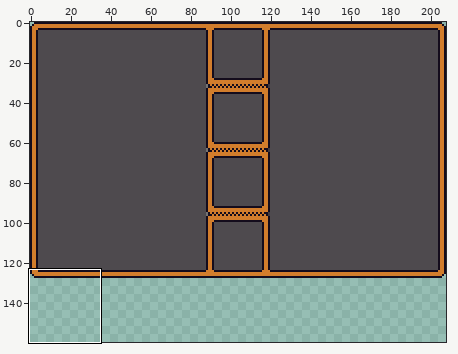
Sprite sheet: World of Zuul - Dungeon of Zuul/src/sprites/inventory.png. The picture above shows the old version from afar; the outline marks the close-up.
Close-up. Earlier state:
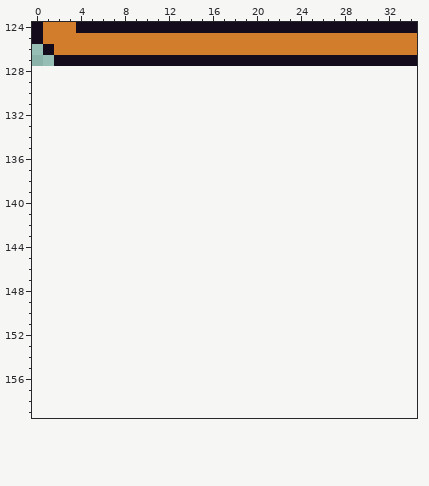
The file is 416x256 pixels, drawn in blocks of 2x2; one block is one cell here. Shown: x 0..34, y 124..159. The old version is drawn lined up with the new one, on the new canvas. The commit also changed other parts of the picture, which this record leaves out.
New version:
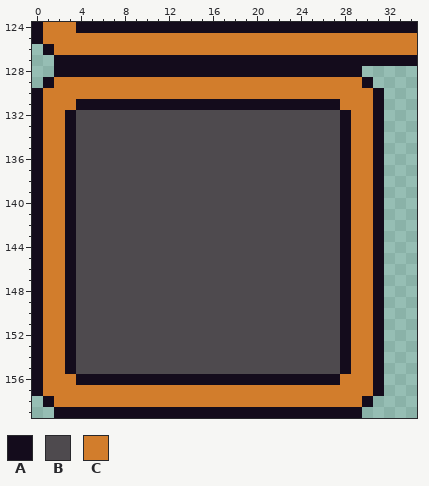
Palette (. is transparent): A #140c1c  B #4e4a4e  C #d27d2c
The edit:
canvas 208x128 -> 208x160
The author put colour A in row 128 at x 2 to 29; in row 129 at x 1 and 30; in row 130 at x 0 and 31; in row 131 at x 0, 4 to 27 and 31; in rows 132 to 155 at x 0, 3, 28 and 31; in row 156 at x 0, 4 to 27 and 31.
The author put colour A in row 157 at x 0 and 31; in row 158 at x 1 and 30; in row 159 at x 2 to 29.
The author put colour B in rows 132 to 155 at x 4 to 27.
The author put colour C in row 129 at x 2 to 29; in row 130 at x 1 to 30; in row 131 at x 1 to 3 and 28 to 30; in rows 132 to 155 at x 1 to 2 and 29 to 30; in row 156 at x 1 to 3 and 28 to 30; in row 157 at x 1 to 30.
The author put colour C in row 158 at x 2 to 29.
Pixel boxes of the changes (left, top, right, bottom) in both close-ups:
added: (32, 66, 384, 418)
